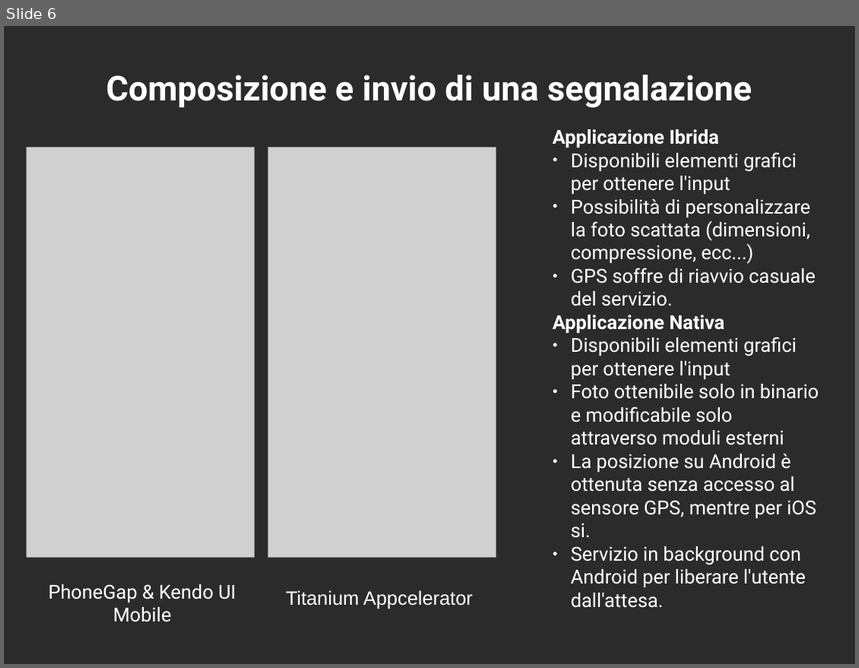
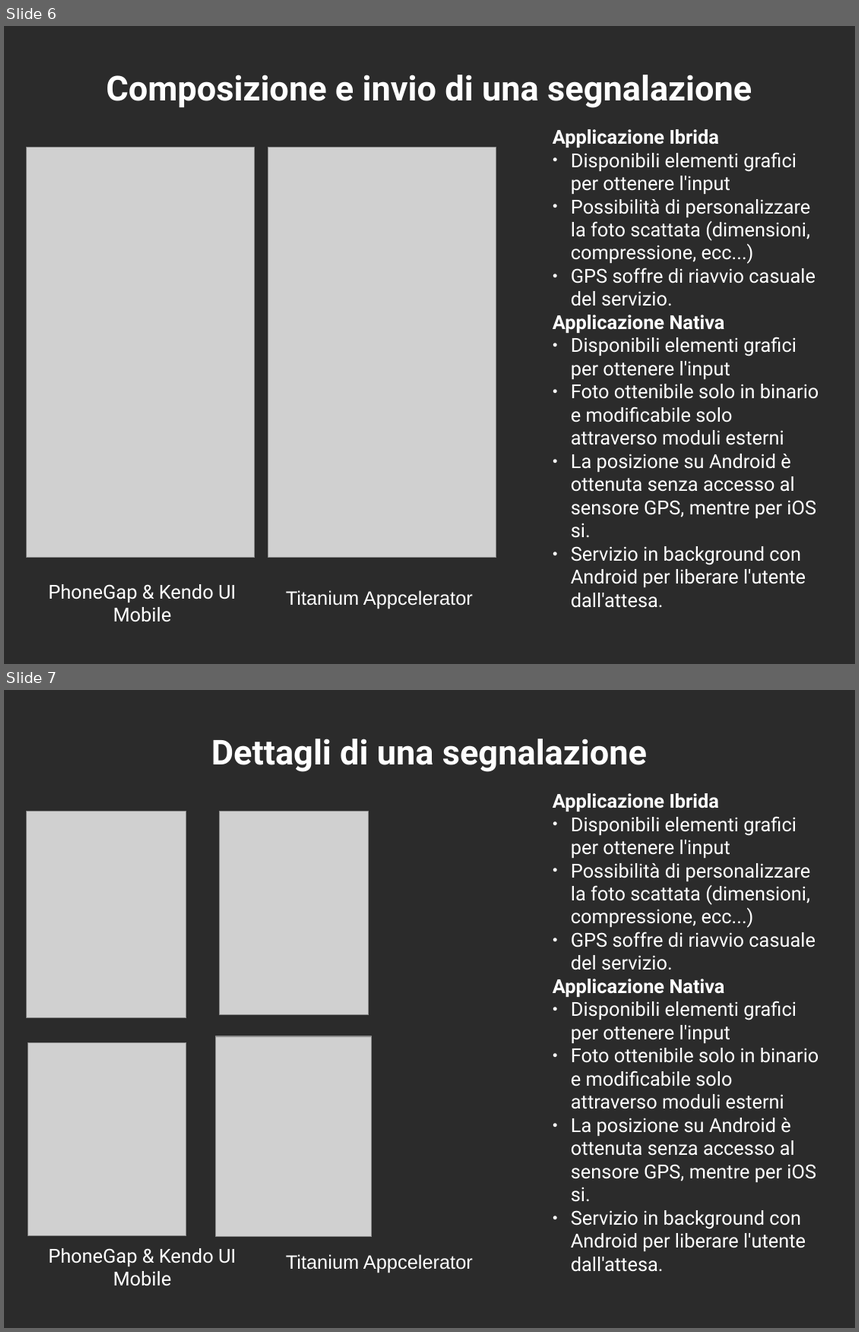
Before and after one commit to mircobe87/tesi-crossplatform, a slide deck: presentazione/presentazione.odp. Shown one above the other, each under a label of ours: slide 6 before the commit, slides 6 and 7 after it. The pictures are 859x668 and 859x1332 pixels, drawn with LibreOffice and Linux fonts; fonts in the diff are those of the drawing; grey boxes stand for pictures; background and template pictures are left out; a plain dark background stands for a picture behind light text. Boxes give left, top, right and bottom in pixels: in the first picture for what was removed or moved away, otherwise in the second. Text is boxed around its words. In the diff, an @@ line names an element or a change of style, - is before the commit and + after.

Commit message:
aggiunta diapositiva dettagli segnalazione

```diff
--- a/presentazione/presentazione.odp
+++ b/presentazione/presentazione.odp
@@ slide 7 added at (4, 690, 855, 1328), background picture (left out) @@
@@ title added at (211, 739, 647, 772), 32 pt, text #FFFFFF, bold @@
+Dettagli di una segnalazione
@@ text added at (553, 793, 819, 1272), 18 pt, text #FFFFFF @@
+Applicazione Ibrida
+● Disponibili elementi grafici per ottenere l'input
+● Possibilità di personalizzare la foto scattata (dimensioni, compressione, ecc...)
+● GPS soffre di riavvio casuale del servizio.
+Applicazione Nativa
+● Disponibili elementi grafici per ottenere l'input
+● Foto ottenibile solo in binario e modificabile solo attraverso moduli esterni
+● La posizione su Android è ottenuta senza accesso al sensore GPS, mentre per iOS si.
+● Servizio in background con Android per liberare l'utente dall'attesa.
@@ picture added at (27, 812, 187, 1018) @@
@@ picture added at (221, 812, 370, 1015) @@
@@ picture added at (28, 1043, 186, 1237) @@
@@ picture added at (215, 1037, 372, 1238) @@
@@ text added at (48, 1249, 236, 1287), 18 pt, text #FFFFFF @@
+PhoneGap & Kendo UI Mobile
@@ text added at (286, 1255, 473, 1273), 18 pt, text #FFFFFF @@
+Titanium Appcelerator
```
